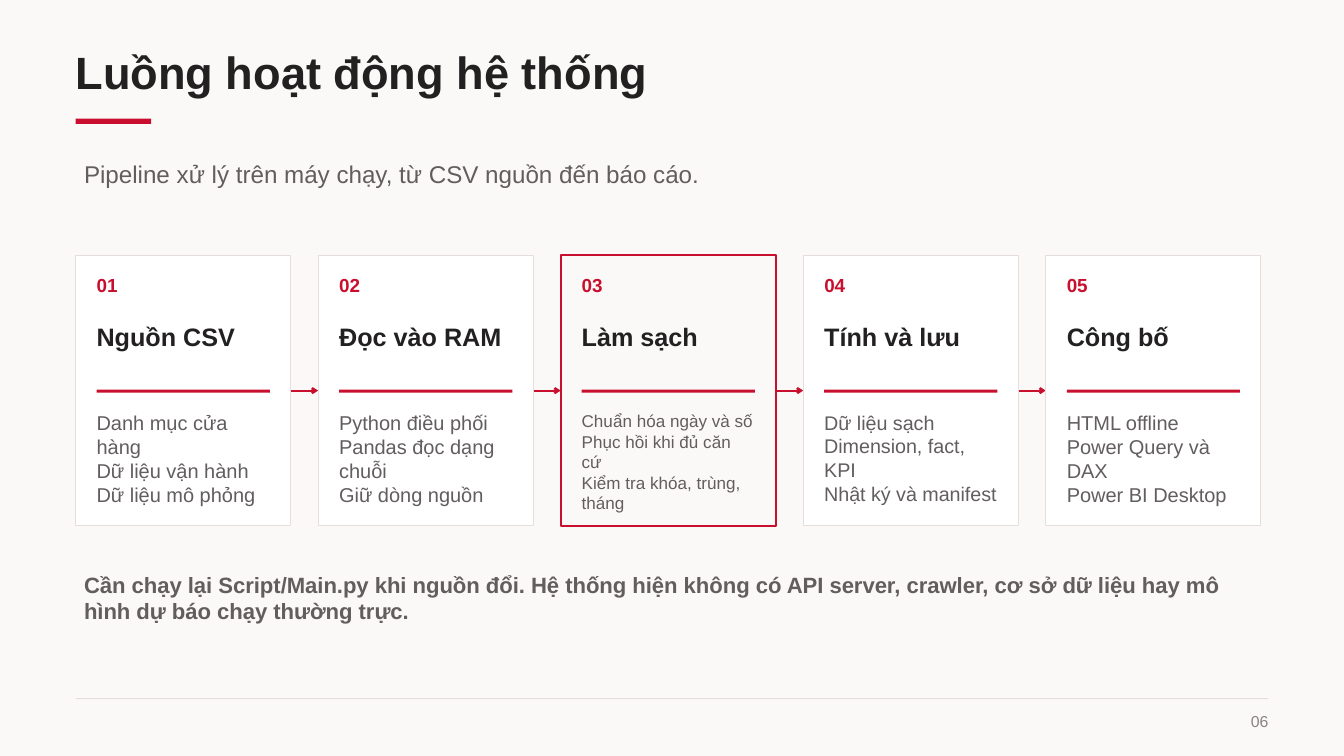
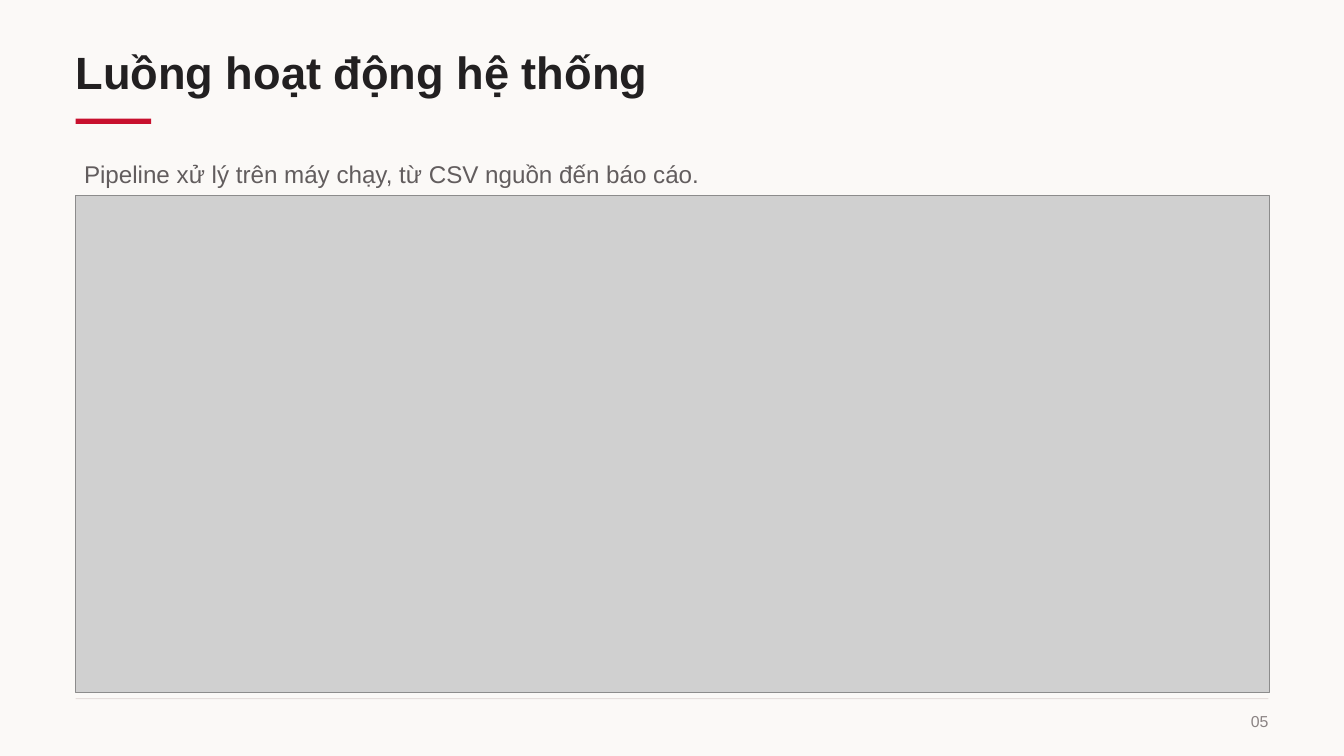
Before and after one commit to haonuongbo/Phan-tich-du-lieu-trong-moi-truong-doanh-nghiep, a slide deck: slide 5 of BaoCao/Nhóm4.pptx (slide 6 before the commit). Drawn at 1344x756 pixels with LibreOffice and Linux fonts; fonts in the diff are those of the drawing; grey boxes stand for pictures. Boxes give left, top, right and bottom in pixels: in the first picture for what was removed or moved away, otherwise in the second. Text is boxed around its words. In the diff, an @@ line names an element or a change of style, - is before the commit and + after.

```diff
--- a/BaoCao/Nhóm4.pptx
+++ b/BaoCao/Nhóm4.pptx
@@ picture added at (x1=76, y1=196, x2=1269, y2=693) @@
@@ rectangle removed at (x1=76, y1=255, x2=291, y2=526) @@
@@ rectangle removed at (x1=319, y1=255, x2=534, y2=526) @@
@@ rectangle removed at (x1=561, y1=255, x2=776, y2=526) @@
@@ rectangle removed at (x1=804, y1=255, x2=1019, y2=526) @@
@@ rectangle removed at (x1=1047, y1=255, x2=1262, y2=526) @@
@@ text removed at (x1=97, y1=279, x2=118, y2=292) @@
-01
@@ text removed at (x1=339, y1=279, x2=360, y2=292) @@
-02
@@ text removed at (x1=582, y1=279, x2=603, y2=292) @@
-03
@@ text removed at (x1=824, y1=279, x2=845, y2=292) @@
-04
@@ text removed at (x1=1067, y1=279, x2=1088, y2=292) @@
-05
@@ text removed at (x1=97, y1=326, x2=235, y2=352) @@
-Nguồn CSV
@@ text removed at (x1=339, y1=327, x2=501, y2=351) @@
-Đọc vào RAM
@@ text removed at (x1=582, y1=327, x2=697, y2=351) @@
-Làm sạch
@@ text removed at (x1=824, y1=327, x2=960, y2=347) @@
-Tính và lưu
@@ text removed at (x1=1067, y1=326, x2=1169, y2=352) @@
-Công bố
@@ rectangle removed at (x1=97, y1=389, x2=270, y2=392) @@
@@ rectangle removed at (x1=339, y1=389, x2=512, y2=392) @@
@@ rectangle removed at (x1=582, y1=389, x2=755, y2=392) @@
@@ rectangle removed at (x1=825, y1=389, x2=998, y2=392) @@
@@ rectangle removed at (x1=1067, y1=389, x2=1240, y2=392) @@
@@ text removed at (x1=97, y1=415, x2=256, y2=506) @@
-Danh mục cửa hàng
-Dữ liệu vận hành
-Dữ liệu mô phỏng
@@ arrow removed from (291, 391) to (319, 391) @@
@@ text removed at (x1=339, y1=414, x2=494, y2=506) @@
-Python điều phối
-Pandas đọc dạng chuỗi
-Giữ dòng nguồn
@@ arrow removed from (533, 391) to (561, 391) @@
@@ text removed at (x1=582, y1=413, x2=753, y2=513) @@
-Chuẩn hóa ngày và số
-Phục hồi khi đủ căn cứ
-Kiểm tra khóa, trùng, tháng
@@ arrow removed from (776, 391) to (804, 391) @@
@@ text removed at (x1=824, y1=415, x2=996, y2=505) @@
-Dữ liệu sạch
-Dimension, fact, KPI
-Nhật ký và manifest
@@ arrow removed from (1018, 391) to (1047, 391) @@
@@ text removed at (x1=1067, y1=415, x2=1226, y2=506) @@
-HTML offline
-Power Query và DAX
-Power BI Desktop
@@ text removed at (x1=84, y1=575, x2=1219, y2=624) @@
-Cần chạy lại Script/Main.py khi nguồn đổi. Hệ thống hiện không có API server, crawler, cơ sở dữ liệu hay mô hình dự báo chạy thường trực.
```
Also in this commit, not shown: 8 other slides changed, 1 slide removed.
